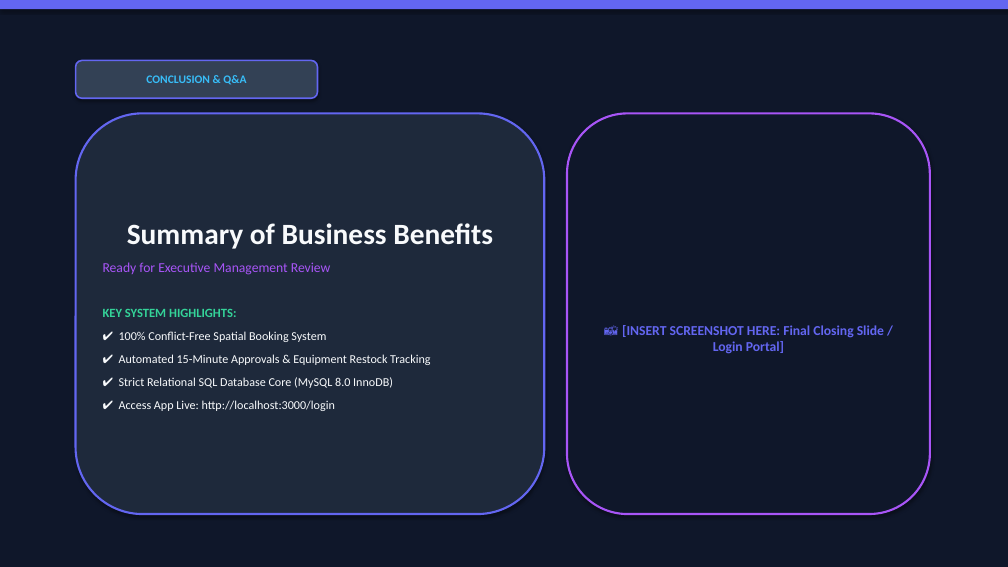
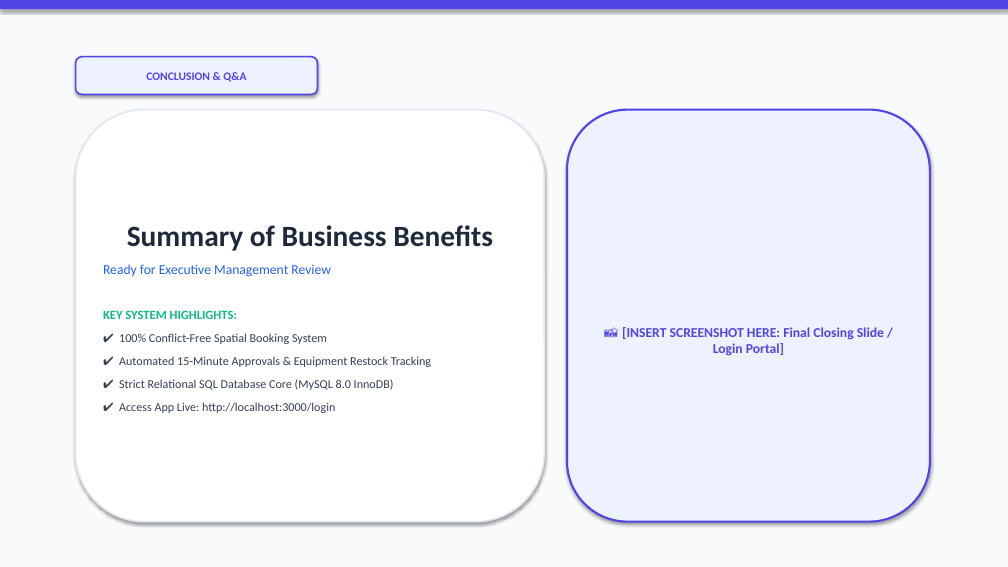
Before and after one commit to VishalMishraCSE/meeting-room-booking-system, a slide deck: slide 18 of document/PRESENTATION_DECK_SLIDES.pptx. Drawn at 1008x567 pixels with LibreOffice and Linux fonts; fonts in the diff are those of the drawing. Boxes give left, top, right and bottom in pixels: in the first picture for what was removed or moved away, otherwise in the second. Text is boxed around its words. In the diff, an @@ line names an element or a change of style, - is before the commit and + after.

Commit message:
design: convert PowerPoint presentation deck to a clean, bright, light-themed executive design system

```diff
--- a/document/PRESENTATION_DECK_SLIDES.pptx
+++ b/document/PRESENTATION_DECK_SLIDES.pptx
@@ rectangle at [0, 0, 1008, 567]: fill #0F172A to #F8FAFC @@
@@ rectangle at [0, 0, 1008, 9]: fill #6366F1 to #4F46E5 @@
@@ rounded rectangle "CONCLUSION & Q&A" at [76, 57, 318, 95]: text colour #38BDF8 to #4F46E5; fill #334155 to #EEF2FF; outline #6366F1 1.5 pt to #4F46E5 1.5 pt @@
@@ rounded rectangle "Summary of Business Benefits": place and size @@
-rounded rectangle "Summary of Business Benefits" at [76, 113, 544, 514]
+rounded rectangle "Summary of Business Benefits" at [76, 110, 544, 522]
@@ rounded rectangle "Summary of Business Benefits" at [76, 110, 544, 522]: text colour #F8FAFC to #1E293B in "Summary of Business Benefits"; text colour #A855F7 to #2563EB in "Ready for Executive Management Review"; text colour #34D399 to #10B981 in "KEY SYSTEM HIGHLIGHTS:"; text colour #F8FAFC to #334155 in "✔ 100% Conflict-Free Spatial Booking System", "✔ Automated 15-Minute Approvals & Equipment Restock ...", "✔ Strict Relational SQL Database Core (MySQL ...", "✔ Access App Live: http://localhost:3000/login"; fill #1E293B to #FFFFFF; outline #6366F1 2 pt to #E2E8F0 1.5 pt @@
@@ rounded rectangle "📸 [INSERT SCREENSHOT HERE: Final ...": place and size @@
-rounded rectangle "📸 [INSERT SCREENSHOT HERE: Final ..." at [567, 113, 930, 514]
+rounded rectangle "📸 [INSERT SCREENSHOT HERE: Final ..." at [567, 110, 930, 522]
@@ rounded rectangle "📸 [INSERT SCREENSHOT HERE: Final ..." at [567, 110, 930, 522]: text colour #6366F1 to #4F46E5; fill #0F172A to #EEF2FF; outline #A855F7 2 pt to #4F46E5 2 pt @@
```
Also in this commit, not shown: 17 other slides changed.
